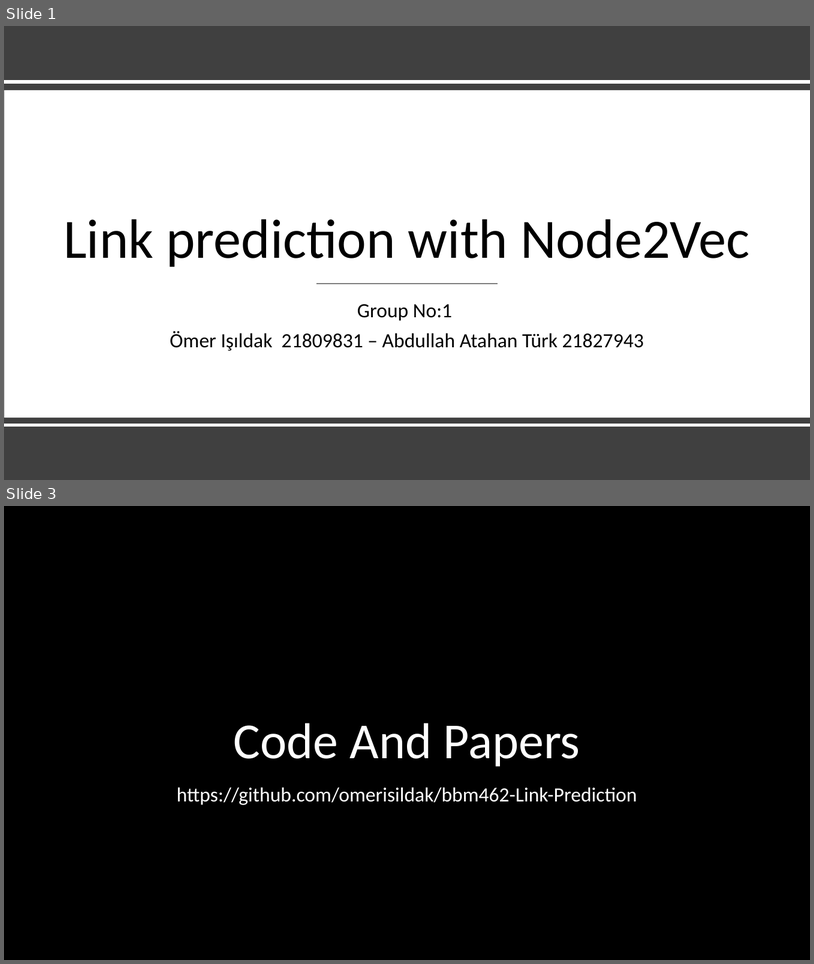
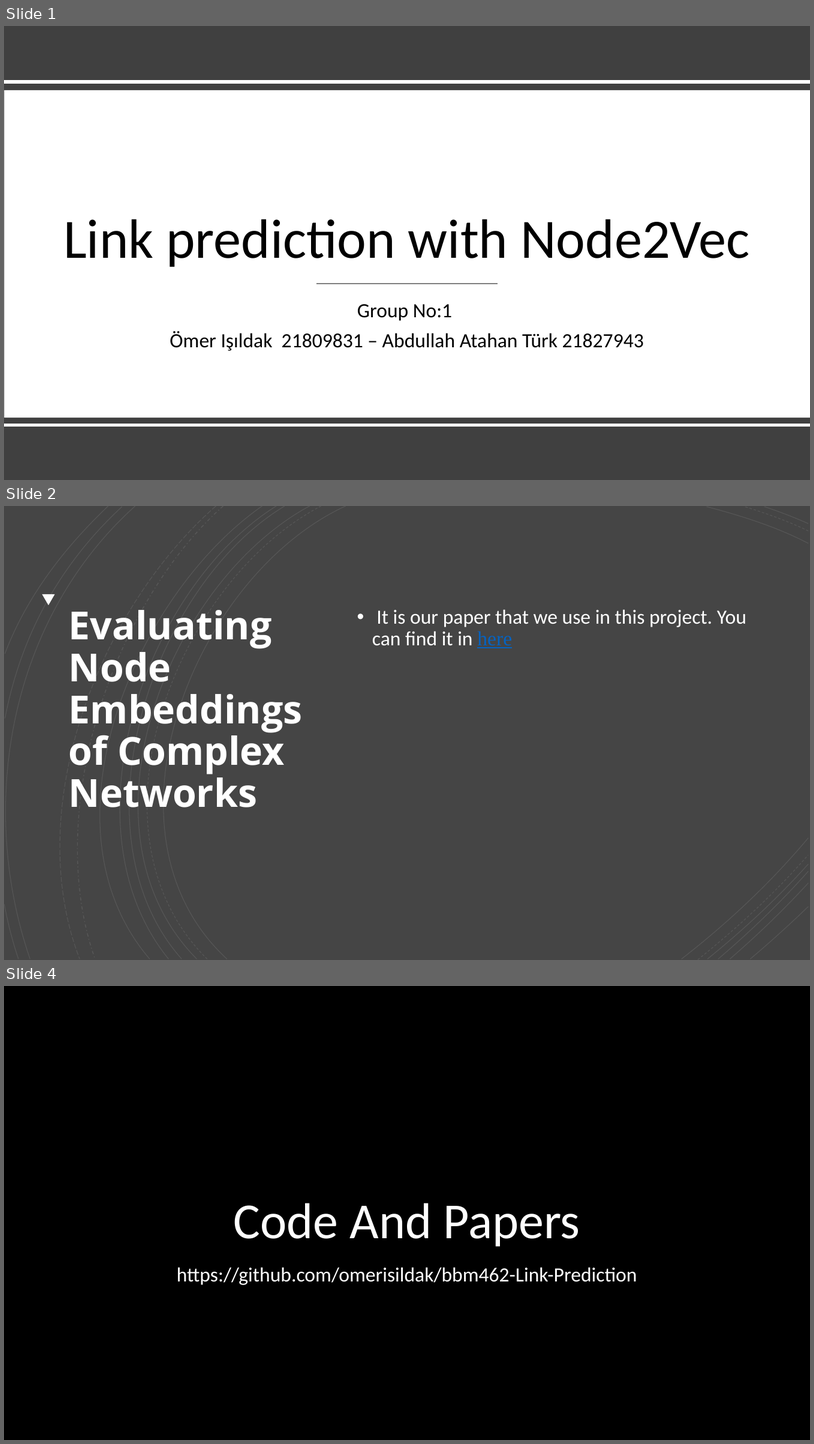
Before and after one commit to omerisildak/bbm462-Link-Prediction, a slide deck: Sunum/Presentation.pptx. Shown one above the other, each under a label of ours: slides 1 and 3 before the commit, slides 1, 2 and 4 after it; the slides between them are not shown. The pictures are 814x964 and 814x1444 pixels, drawn with LibreOffice and Linux fonts; fonts in the diff are those of the drawing; background and template pictures are left out. Boxes give left, top, right and bottom in pixels: in the first picture for what was removed or moved away, otherwise in the second. Text is boxed around its words. In the diff, an @@ line names an element or a change of style, - is before the commit and + after.

```diff
--- a/Sunum/Presentation.pptx
+++ b/Sunum/Presentation.pptx
@@ slide 2 added at [4, 506, 810, 960], background #454545 @@
@@ group added at [4, 506, 809, 960]: 21 freeform shapes @@
@@ triangle added at [42, 594, 55, 605], fill #FFFFFF @@
@@ title added at [69, 610, 303, 807], 46 pt, text #FFFFFF, bold @@
+Evaluating Node Embeddings of Complex Networks
@@ text added at [372, 609, 747, 648], 24 pt, text #FFFFFF @@
+• It is our paper that we use in this project. You can find it in here
@@ what was slide 3 is now slide 4 @@
```
Also in this commit, not shown: 7 slides changed, 1 other slide added.
